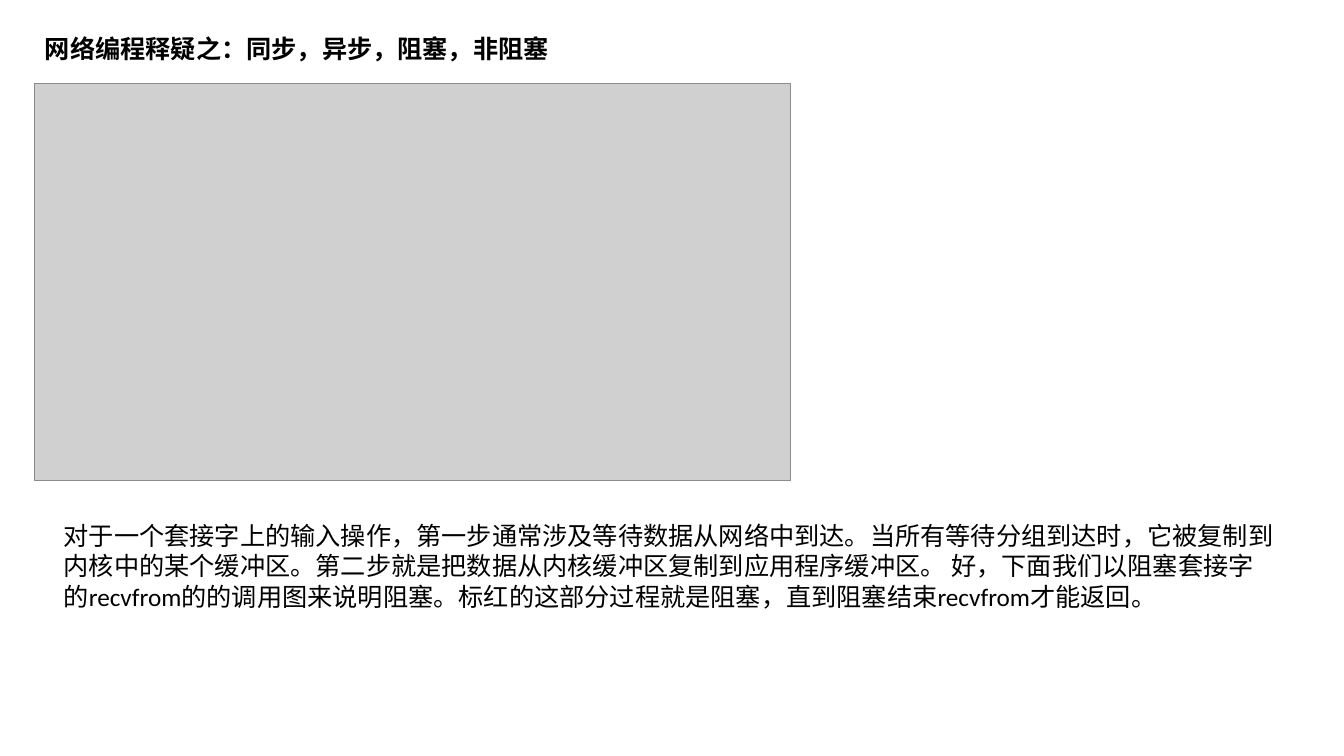
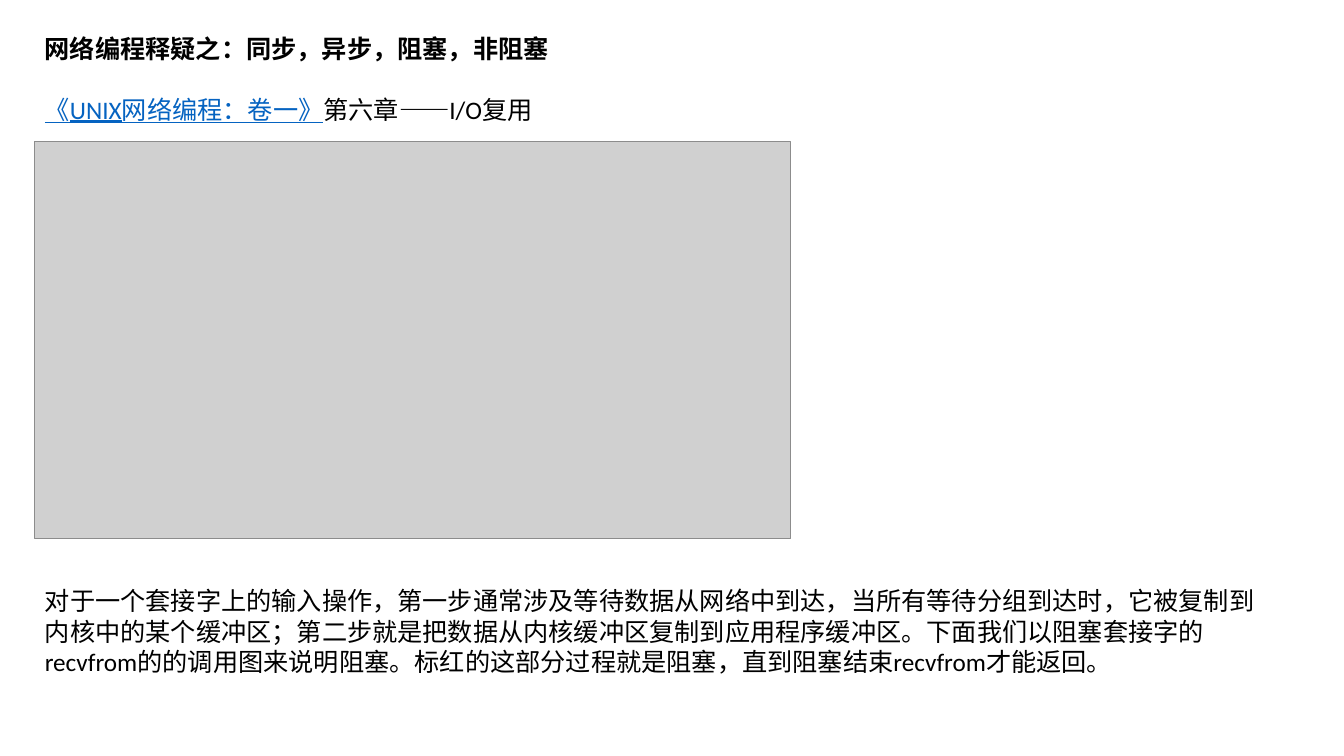
Before and after one commit to zhangyd3739/gitPath, a slide deck: slide 7 of Netty入门指南.pptx. Drawn at 1344x756 pixels with LibreOffice and Linux fonts; fonts in the diff are those of the drawing; grey boxes stand for pictures. Boxes give left, top, right and bottom in pixels: in the first picture for what was removed or moved away, otherwise in the second. Text is boxed around its words. In the diff, an @@ line names an element or a change of style, - is before the commit and + after.

```diff
--- a/Netty入门指南.pptx
+++ b/Netty入门指南.pptx
@@ text at (45,97,533,123): paragraph added @@
+《UNIX网络编程：卷一》第六章——I/O复用
@@ picture: place and size @@
-picture at (35,84,791,481)
+picture at (35,142,791,539)
@@ text at (45,588,1255,674): text changed @@
-对于一个套接字上的输入操作，第一步通常涉及等待数据从网络中到达。当所有等待分组到达时，它被复制到内核中的某个缓冲区。第二步就是把数据从内核缓冲区复制到应用程序缓冲区。 好，下面我们以阻塞套接字的recvfrom的的调用图来说明阻塞。标红的这部分过程就是阻塞，直到阻塞结束recvfrom才能返回。
+对于一个套接字上的输入操作，第一步通常涉及等待数据从网络中到达，当所有等待分组到达时，它被复制到内核中的某个缓冲区；第二步就是把数据从内核缓冲区复制到应用程序缓冲区。下面我们以阻塞套接字的recvfrom的的调用图来说明阻塞。标红的这部分过程就是阻塞，直到阻塞结束recvfrom才能返回。
```
Also in this commit, not shown: 1 other slide changed, 3 other files.
